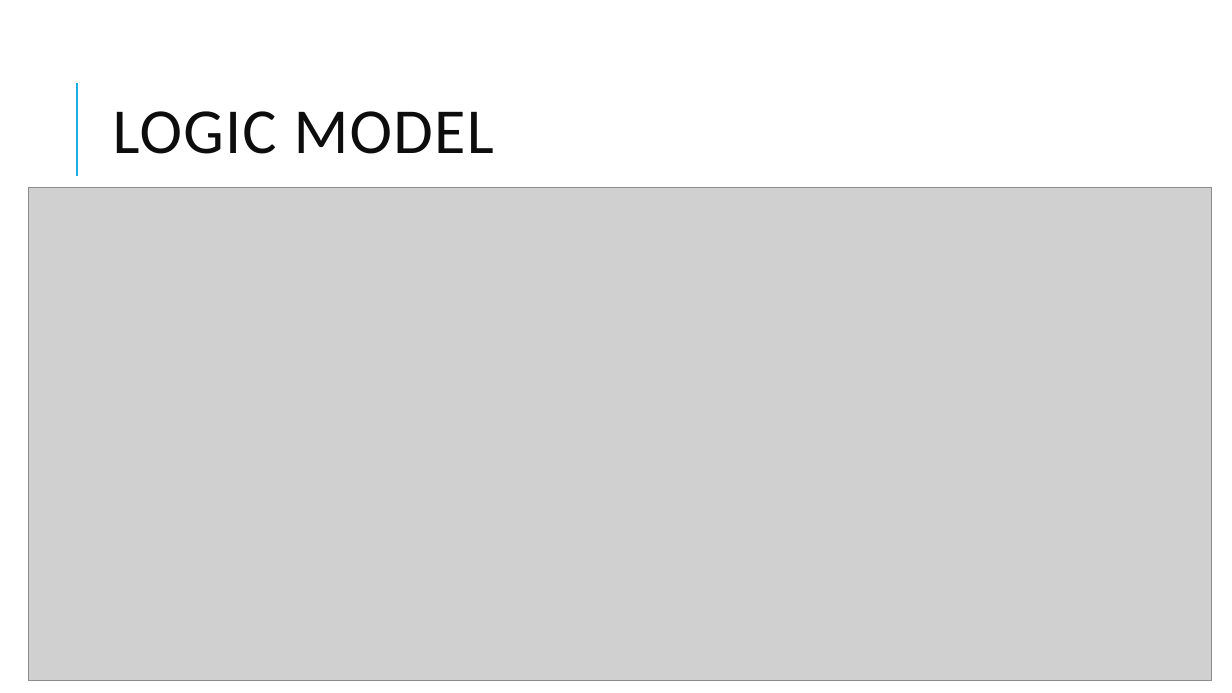
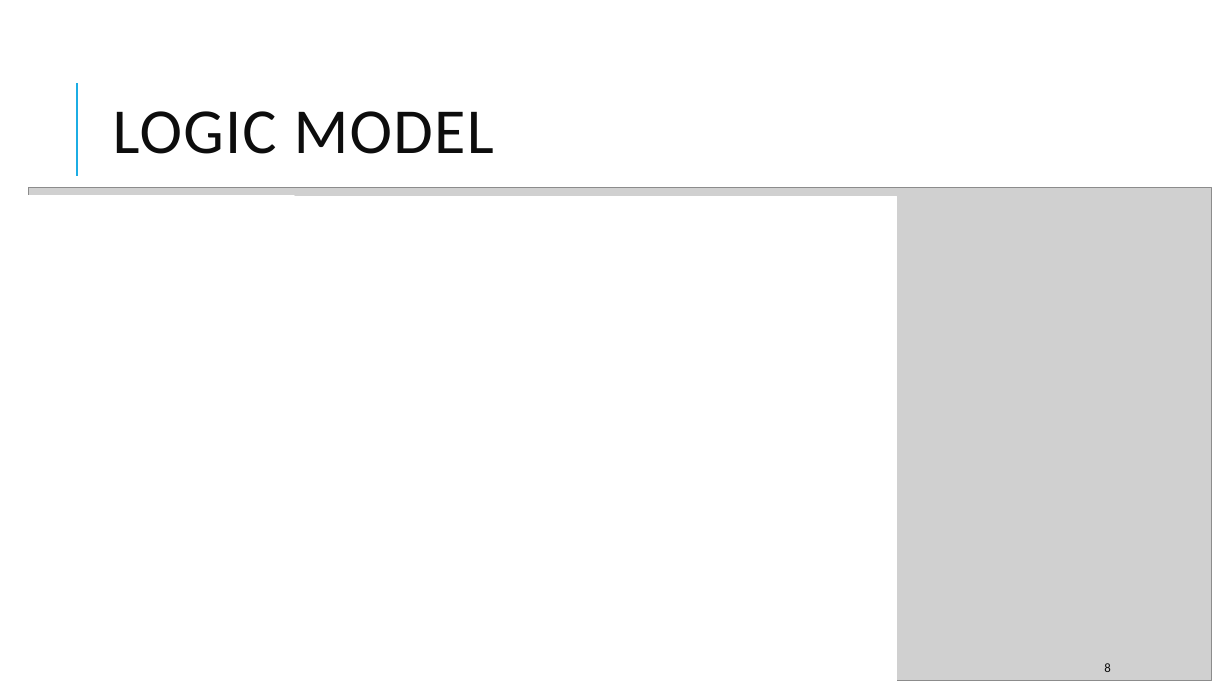
Before and after one commit to kurniawanbobby/seventh-floor, a slide deck: slide 8 of report/Organic_Food_new.pptx. Drawn at 1232x693 pixels with LibreOffice and Linux fonts; fonts in the diff are those of the drawing; grey boxes stand for pictures. Boxes give left, top, right and bottom in pixels: in the first picture for what was removed or moved away, otherwise in the second. Text is boxed around its words. In the diff, an @@ line names an element or a change of style, - is before the commit and + after.

```diff
--- a/report/Organic_Food_new.pptx
+++ b/report/Organic_Food_new.pptx
@@ rectangle added at (x1=17, y1=197, x2=897, y2=681), fill #FFFFFF, outline #FFFFFF 1.25 pt @@
@@ rectangle added at (x1=17, y1=197, x2=601, y2=681), fill #FFFFFF, outline #FFFFFF 1.25 pt @@
@@ rectangle added at (x1=17, y1=196, x2=294, y2=680), fill #FFFFFF, outline #FFFFFF 1.25 pt @@
@@ page number added at (x1=1104, y1=663, x2=1110, y2=672), 10 pt, text #0D0D0D @@
+8
```
Also in this commit, not shown: 8 other slides changed.
